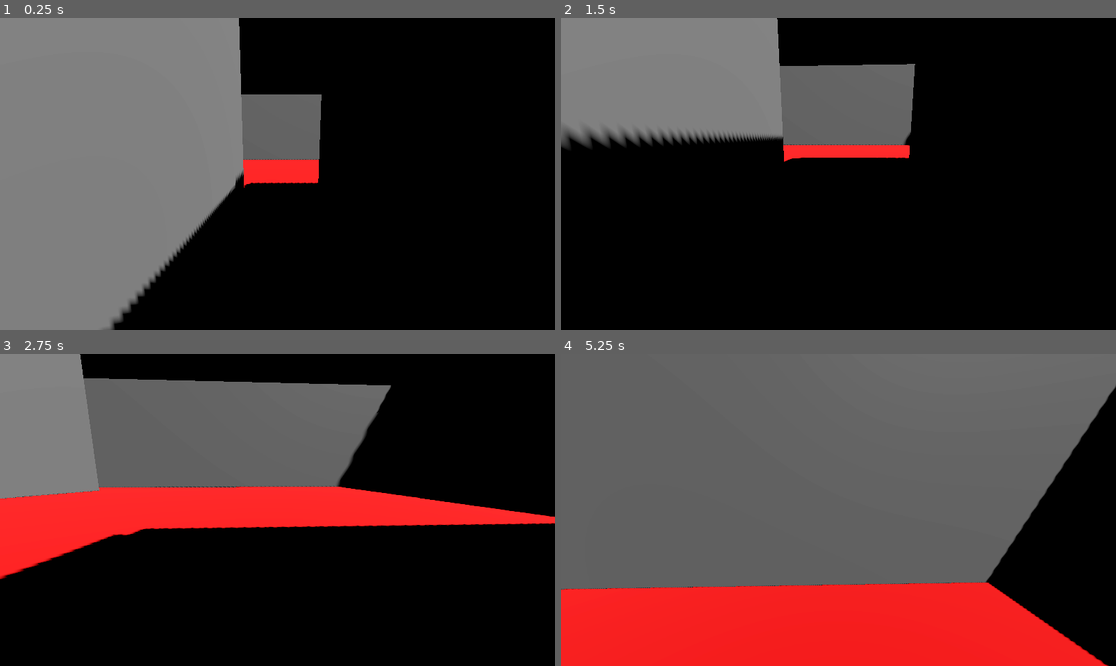
Above: before the commit, frames 1-4 (two rows, left to right).
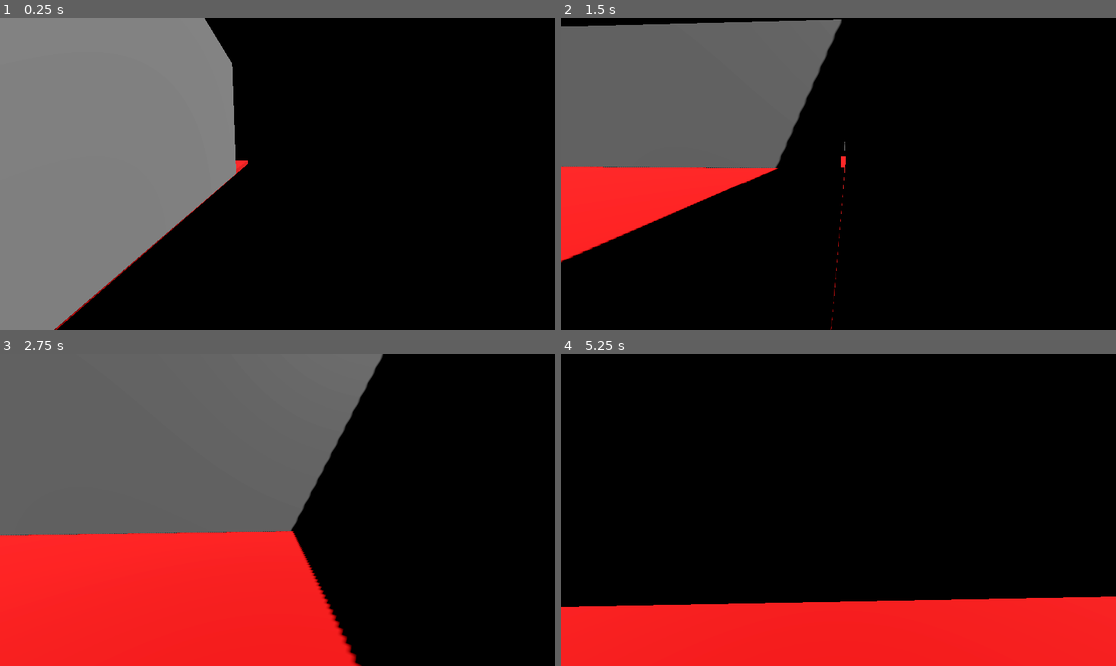
Above: after the commit, the same moments.

Repository: AnxietyTheOrk/GraveRobbery
Game: Godot game, scene res://Scenes/level_1.tscn
Two runs of this game, one before a commit and one after it. Both use one fixed random seed, a clock stepped at 60 frames per second and the inputs below.
Inputs (mouse positions are in pixels of both pictures, inside the frame that each line leads up to):
- Up to frame 1 (0.25 s): no input
- Up to frame 2 (1.5 s): tap Enter (ui_accept) at 0.5, 0.77 s; move the mouse to (866, 174) at 0.52 s; hold W (move_forward) from 0.53 s (still down); click (866, 174) at 0.67 s; move the mouse to (810, 174) at 1.27 s; click (810, 174) at 1.42 s
- Up to frame 3 (2.75 s): keep holding W (move_forward); tap Enter (ui_accept) at 1.52 s; move the mouse to (288, 503) at 2.02 s; click (288, 503) at 2.17 s
- Up to frame 4 (5.25 s): keep holding W (move_forward); move the mouse to (832, 516) at 2.77 s; click (832, 516) at 2.92 s; tap Enter (ui_accept) at 3.02, 3.77, 4.52 s; move the mouse to (877, 513) at 3.52 s; click (877, 513) at 3.67 s; move the mouse to (794, 506) at 4.27 s; click (794, 506) at 4.42 s; move the mouse to (844, 510) at 5.02 s; click (844, 510) at 5.17 s

The runs differ from the first frame. In frame 1, 8.1% of the frame differs, in the area x 9-58%, y 0-100%; in frame 2, 31%; in frame 3, 48%; in frame 4, 73%, in the area x 0-100%, y 0-100%.

Commit message:
Last Sync: 2025-09-24 07:03 (Mobile)

Diff:
--- a/grave-robbery/Scripts/camera_rig.gd
+++ b/grave-robbery/Scripts/camera_rig.gd
@@ -5,7 +5,7 @@
 @export var mouse_sensitivity := 0.07
 var mouse_input: Vector2 = Vector2()
 @onready var player: Node3D = get_parent()
-@onready var camera_rig_height: float = position.y + 2
+@export var camera_height_offset: float = 2.0
 
 # Called when the node enters the scene tree for the first time.
 func _ready() -> void:
@@ -16,6 +16,8 @@
 func _process(delta: float) -> void:
 	var look_input := Input.get_vector("view_right", "view_left", "view_down", "view_up")
 	look_input = turn_rate * look_input * delta
+
+	# Add mouse input and then clear it immediately
 	look_input += mouse_input
 	mouse_input = Vector2()
 
@@ -32,4 +34,5 @@
 		Input.mouse_mode = Input.MOUSE_MODE_CAPTURED
 
 func _physics_process(delta: float) -> void:
-	position = player.position * Vector3(0,camera_rig_height,0)
+	# Follow the player position with a height offset
+	position = Vector3(player.position.x, player.position.y + camera_height_offset, player.position.z)
